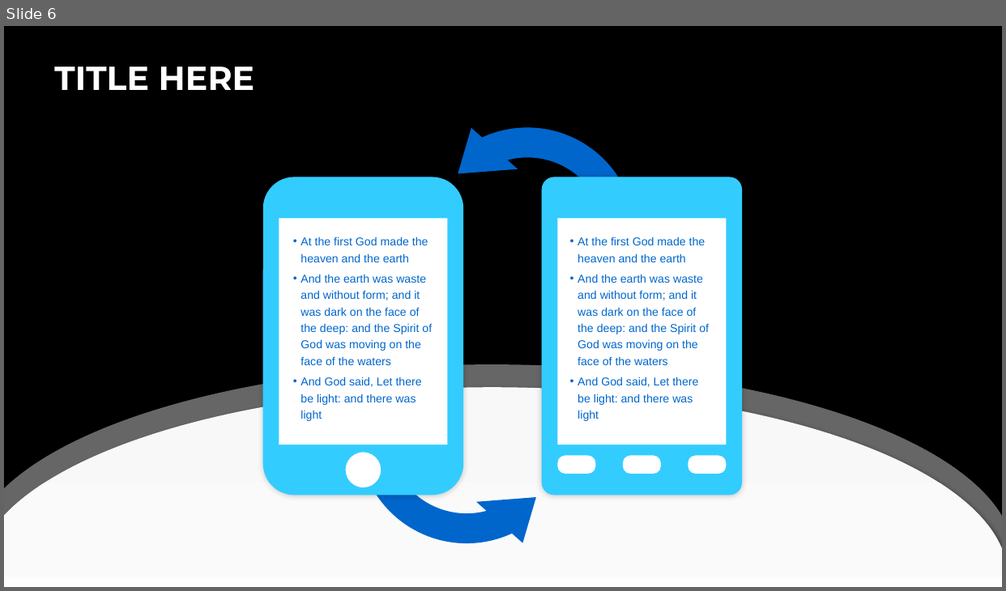
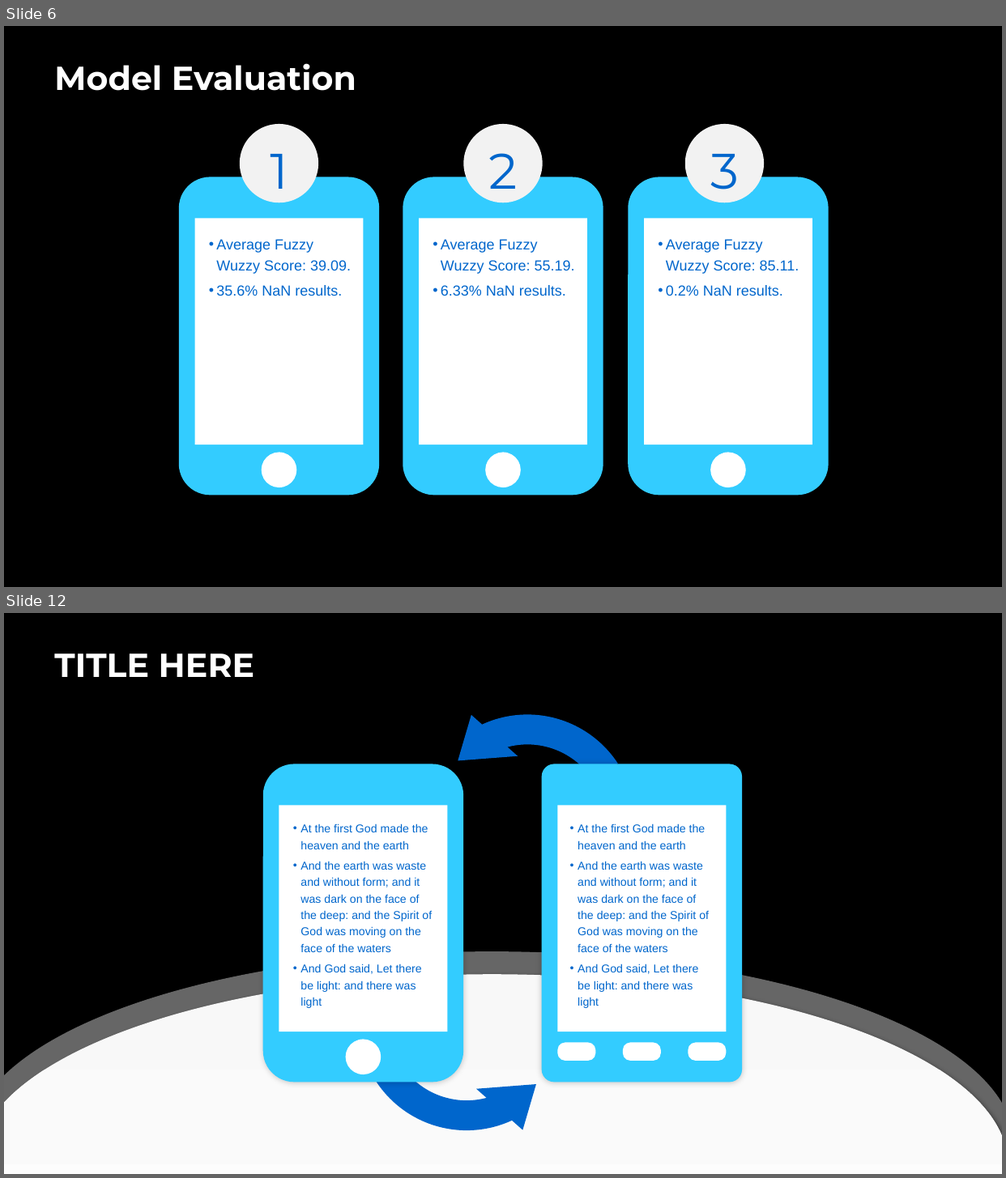
Before and after one commit to victorlifan/sone_title_generation, a slide deck: text_generate.pptx. Shown one above the other, each under a label of ours: slide 6 before the commit, slides 6 and 12 after it; the slides between them are not shown. The pictures are 1006x591 and 1006x1178 pixels, drawn with LibreOffice and Linux fonts; fonts in the diff are those of the drawing; background and template pictures are left out. Boxes give left, top, right and bottom in pixels: in the first picture for what was removed or moved away, otherwise in the second. Text is boxed around its words. In the diff, an @@ line names an element or a change of style, - is before the commit and + after.

```diff
--- a/text_generate.pptx
+++ b/text_generate.pptx
@@ slide 6 added at <box>4,26,1002,587</box>, background picture (left out) @@
@@ title added at <box>54,63,356,91</box>, 32 pt, text #FFFFFF, bold @@
+Model Evaluation
@@ ellipse added at <box>240,124,318,203</box>, fill #F2F2F2, 48 pt, text #0066CC @@
+1
@@ ellipse added at <box>463,124,543,203</box>, fill #F2F2F2, 48 pt, text #0066CC @@
+2
@@ ellipse added at <box>685,124,764,203</box>, fill #F2F2F2, 48 pt, text #0066CC @@
+3
@@ group added at <box>179,177,380,495</box>: 1 rounded rectangle, 1 rectangle, 1 ellipse, 1 text @@
+• Average Fuzzy Wuzzy Score: 39.09.
+• 35.6% NaN results.
@@ group added at <box>403,177,603,495</box>: 1 rounded rectangle, 1 rectangle, 1 ellipse, 1 text @@
+• Average Fuzzy Wuzzy Score: 55.19.
+• 6.33% NaN results.
@@ group added at <box>629,177,829,495</box>: 1 rounded rectangle, 1 rectangle, 1 ellipse, 1 text @@
+• Average Fuzzy Wuzzy Score: 85.11.
+• 0.2% NaN results.
@@ what was slide 6 is now slide 12 @@
```
Also in this commit, not shown: 2 slides changed, 5 other slides added, 1 other file.
